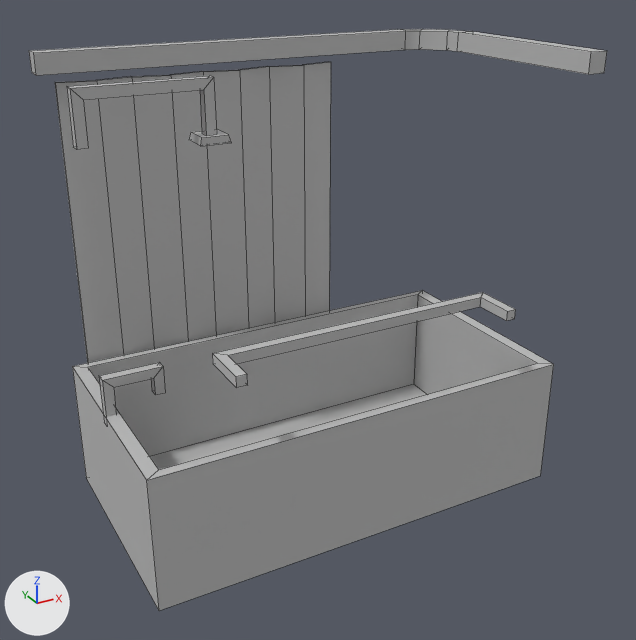
The FBX model babysmile/Assets/Model/BathRoom/BathHub.fbx, before and after one commit.
One viewpoint serves both versions: a 50 mm camera at (1.02, -4.83, 0.05) aimed at (3.02, -1.21, -1.76). Lighting does not change. The marker at lower left points along +X, +Y and +Z. Mesh edges are drawn as thin lines. Where no turn or scale is listed for an object, it has been applied to the vertices.

The first picture shows 'BathHub'.
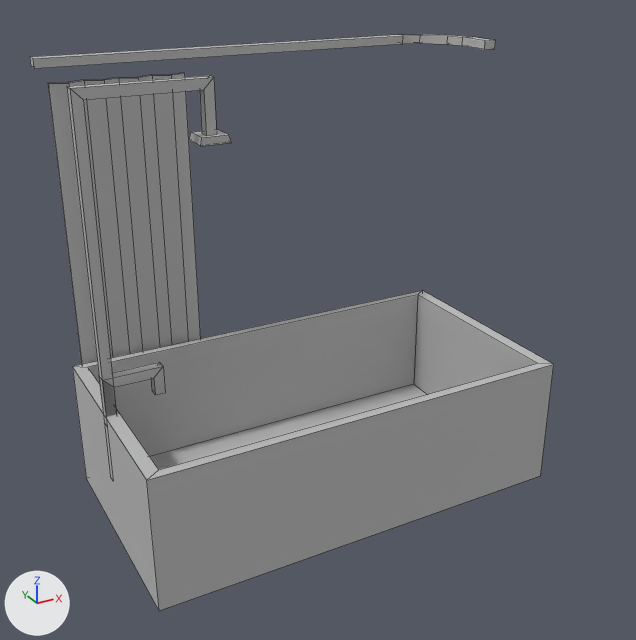
The edits, one by one:
me_mesh is used by ob_bathhub; location (3.075, -1.163, -1.6).
me_mesh had 151 vertices, 141 faces and spanned x -1.17..1.17, y -0.71..0.71, z -1.15..1.15.
me_mesh now has 135 vertices, 127 faces and spans x -1.17..1.17, y -0.59..0.71, z -1.15..1.12.
me_mesh part 1: the loose piece of 24 vertices spanning x -1.17..1.17, y -0.59..0.71, z 1.05..1.15 is rebuilt with 24 vertices and now spans x -1.17..1.17, y 0.21..0.71, z 1.08..1.12.
me_mesh part 2: the loose piece of 16 vertices spanning x -0.81..0.66, y -0.71..-0.46, z -0.05..0.0 is deleted.
Part 3, on me_mesh:
32 vertices are removed from x -1.07..0.42, y 0.64..0.71, z -1.0..1.0.
34 faces are deleted.
32 vertices are added at x -1.11..-0.43, y 0.64..0.71, z -1.0..1.0.
18 new faces join them, mat_bathcurtain (grey #bcbcbc).
16 new faces join them, mat_bathcurtaindark (grey #bcbcbc).
Part 4, on me_mesh:
4 vertices are removed from x -1.17..-1.12, y 0.01..0.06, z 0.82.
5 faces are deleted.
4 vertices are added at (-1.12, 0.06, -0.81), (-1.12, 0.01, -0.81), (-1.17, 0.01, -0.81), (-1.17, 0.06, -0.81).
5 new faces join them, mat_bathmetal (grey #bcbcbc).

Pixel boxes [x1, y1, x2, y2] of what changed, in the pictures (636 x 640 px; the box of a moved part takes in the faces that stretch with it):
'BathHub', reshaped (9% narrower)
    before: [29, 29, 607, 611]
    after: [30, 34, 554, 611]
part 1 of me_mesh, rebuilt (19% narrower, 27% shorter)
    before: [29, 29, 607, 76]
    after: [30, 34, 496, 68]
part 2 of me_mesh, deleted
    before: [212, 292, 516, 388]
part 3 of me_mesh, moved or reshaped
    before: [55, 62, 331, 363]
    after: [48, 73, 200, 364]
part 4 of me_mesh, moved or reshaped
    before: [67, 87, 88, 150]
    after: [67, 87, 116, 417]
